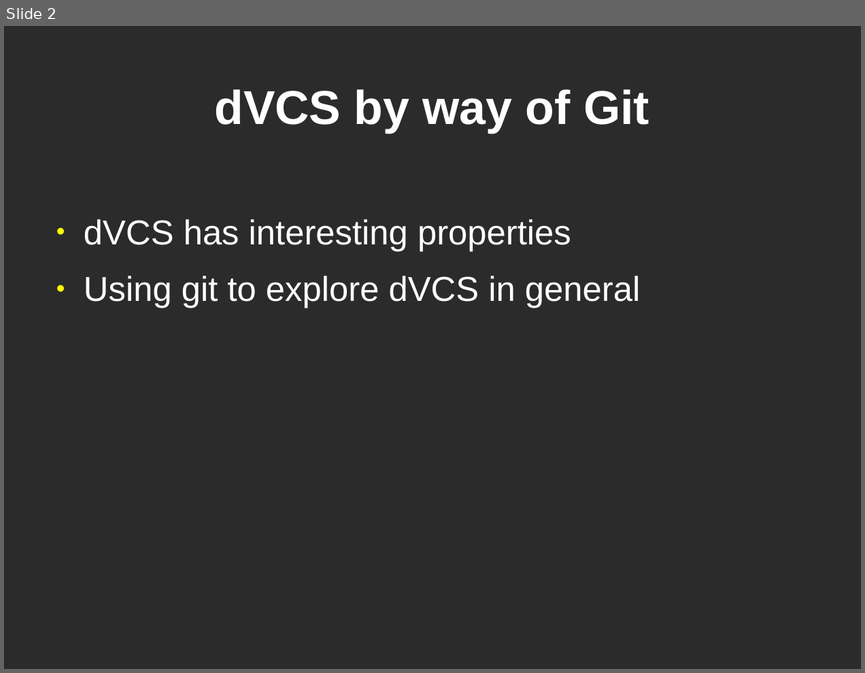
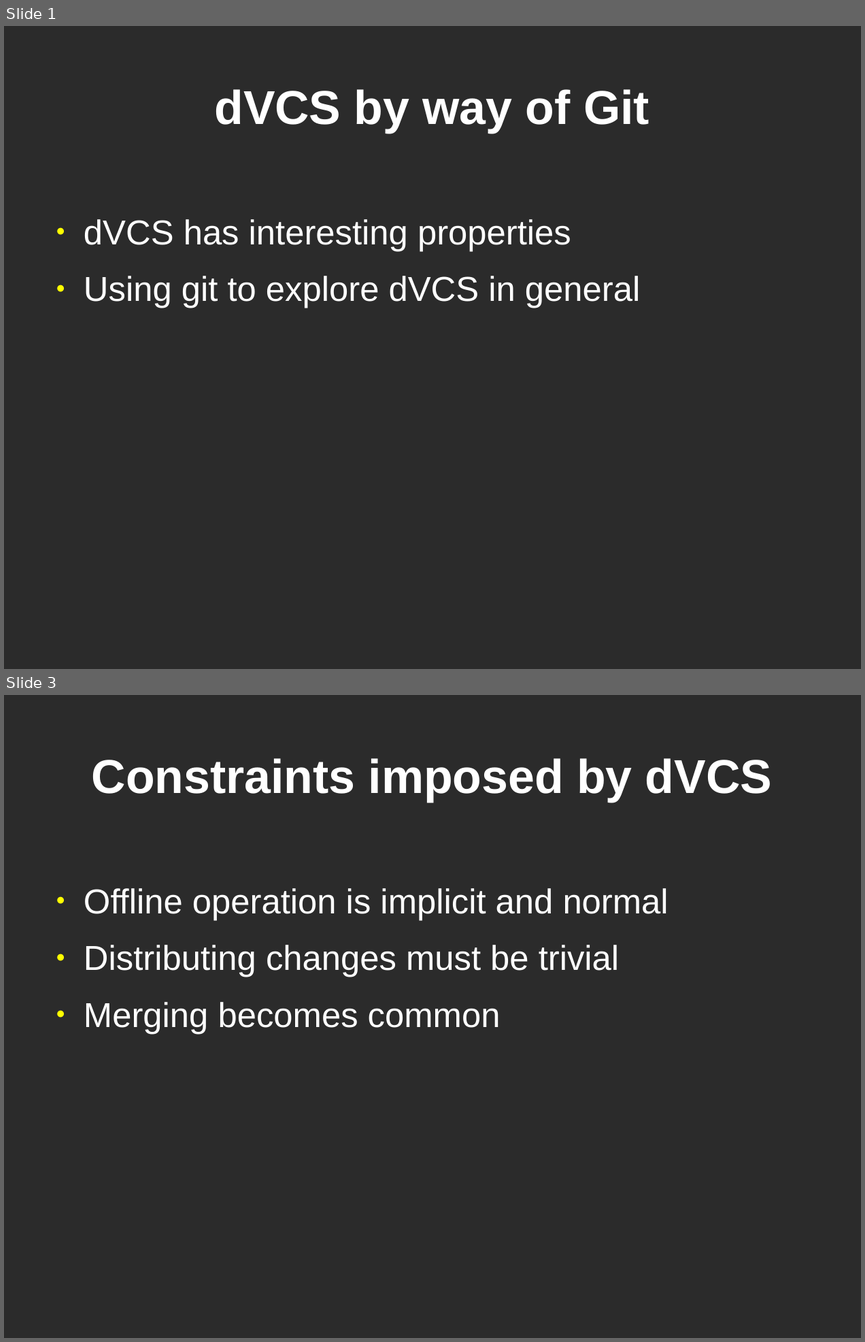
Before and after one commit to bjc/dvcs-git-slides, a slide deck: git.odp. Shown one above the other, each under a label of ours: slide 2 before the commit, slides 1 and 3 after it; the slides between them are not shown. The pictures are 865x673 and 865x1342 pixels, drawn with LibreOffice and Linux fonts; fonts in the diff are those of the drawing; background and template pictures are left out; a plain dark background stands for a picture behind light text. Boxes give left, top, right and bottom in pixels: in the first picture for what was removed or moved away, otherwise in the second. Text is boxed around its words. In the diff, an @@ line names an element or a change of style, - is before the commit and + after.

```diff
--- a/git.odp
+++ b/git.odp
@@ slide 3 added at (4, 695, 861, 1338), background picture (left out) @@
@@ title added at (92, 758, 772, 802), 44 pt, text #FFFFFF, bold @@
+Constraints imposed by dVCS
@@ text added at (84, 888, 668, 1034), 32 pt, text #FFFFFF @@
+● Offline operation is implicit and normal
+● Distributing changes must be trivial
+● Merging becomes common
@@ what was slide 2 is now slide 1 @@
```
Also in this commit, not shown: 10 other slides added, 1 slide removed.
